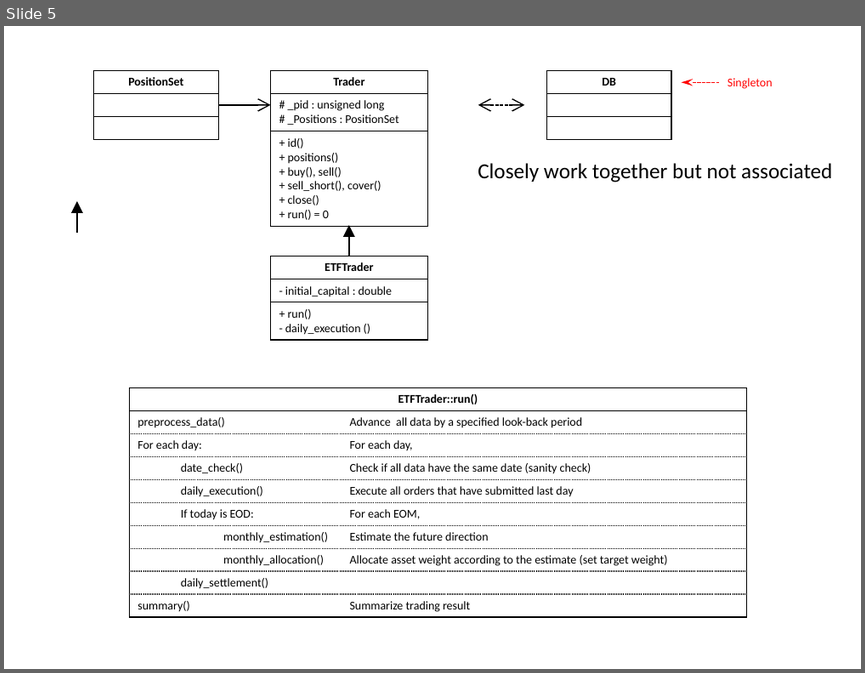
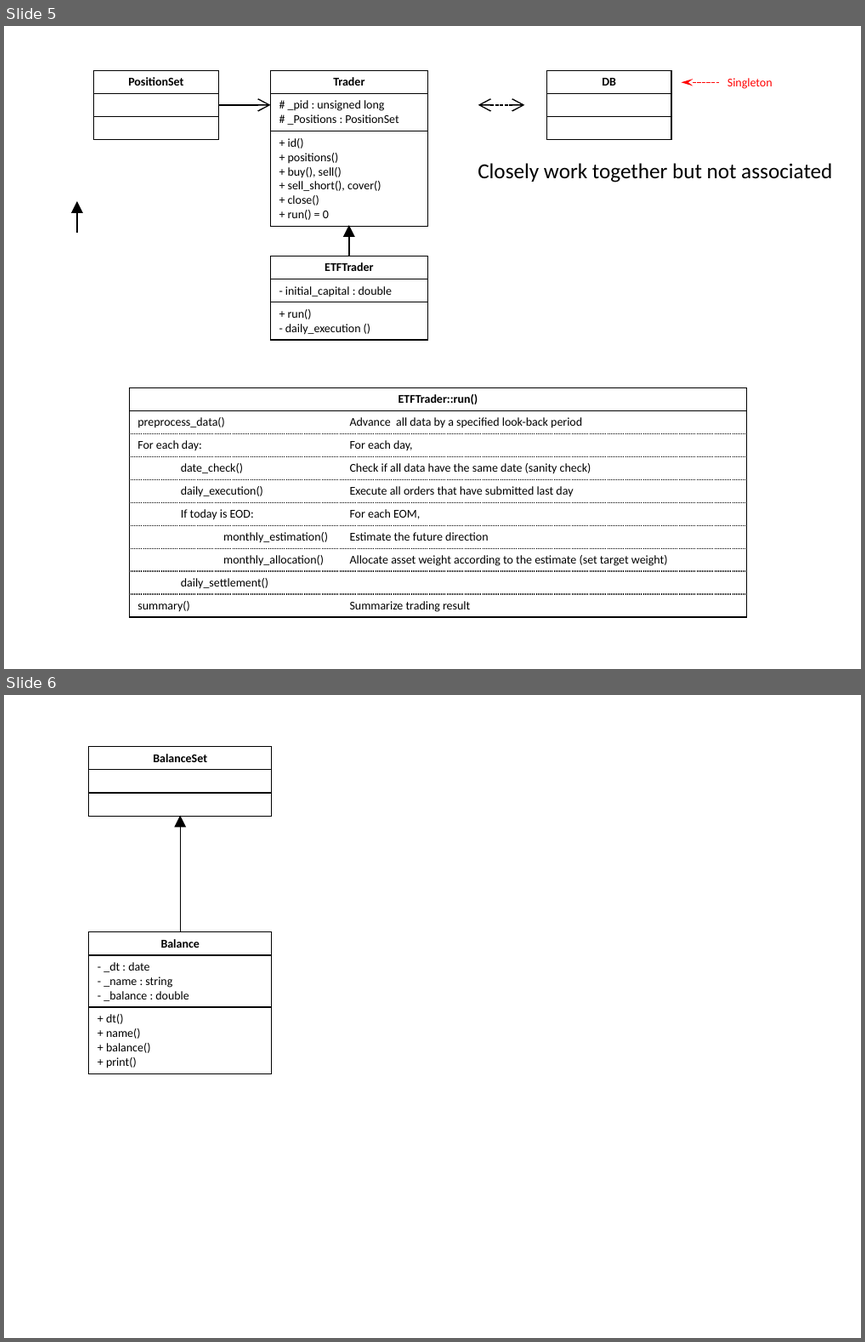
Before and after one commit to ljw2602/cppbacktester, a slide deck: UML.pptx. Shown one above the other, each under a label of ours: slide 5 before the commit, slides 5 and 6 after it. The pictures are 865x673 and 865x1342 pixels, drawn with LibreOffice and Linux fonts; fonts in the diff are those of the drawing. Boxes give left, top, right and bottom in pixels: in the first picture for what was removed or moved away, otherwise in the second. Text is boxed around its words. In the diff, an @@ line names an element or a change of style, - is before the commit and + after.

```diff
--- a/UML.pptx
+++ b/UML.pptx
@@ slide 6 added at <box>4,695,861,1338</box>, background #FFFFFF @@
@@ table added at <box>89,746,271,815</box>, 3 rows, 1 columns @@
+BalanceSet
+
+
@@ arrow added from (181, 932) to (181, 815), #000000 1 pt @@
@@ table added at <box>89,932,271,1072</box>, 3 rows, 1 columns @@
+Balance
+- _dt : date / - _name : string / - _balance : double
++ dt() / + name() / + balance() / + print()
```
Also in this commit, not shown: 21 other files.
